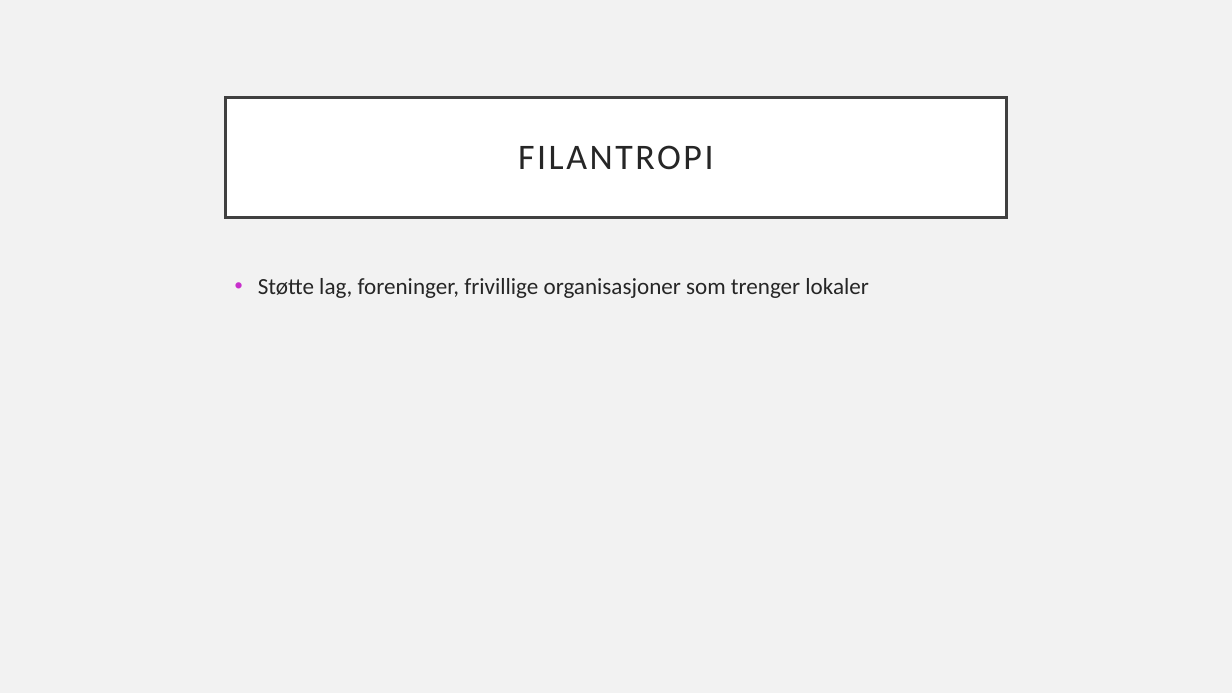
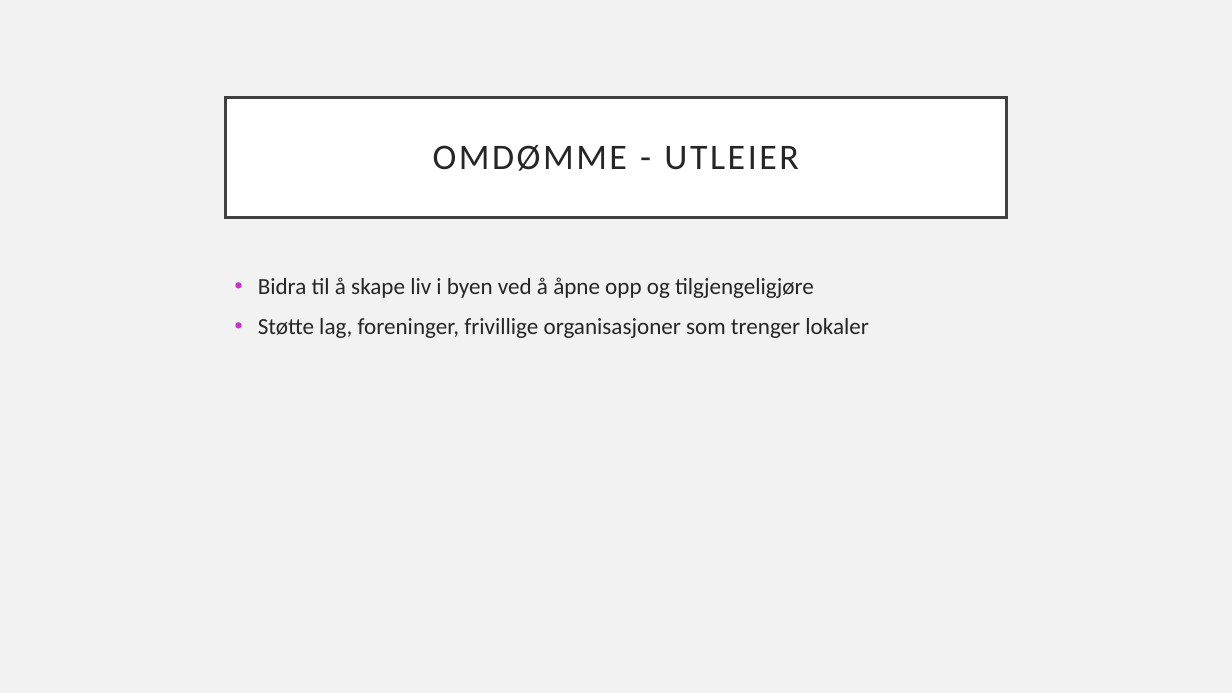
Before and after one commit to knowit/fant, a slide deck: slide 37 of doc/konsept/Fant-.pptx (slide 36 before the commit). Drawn at 1232x693 pixels with LibreOffice and Linux fonts; fonts in the diff are those of the drawing. Boxes give left, top, right and bottom in pixels: in the first picture for what was removed or moved away, otherwise in the second. Text is boxed around its words. In the diff, an @@ line names an element or a change of style, - is before the commit and + after.

```diff
--- a/doc/konsept/Fant-.pptx
+++ b/doc/konsept/Fant-.pptx
@@ title at (433,145,798,171): text changed @@
-FILANTROPI
+OMDØMME - UTLEIER
@@ text at (258,277,814,298): paragraph added @@
+• Bidra til å skape liv i byen ved å åpne opp og tilgjengeligjøre
```
Also in this commit, not shown: 5 other slides changed, 3 slides added.
